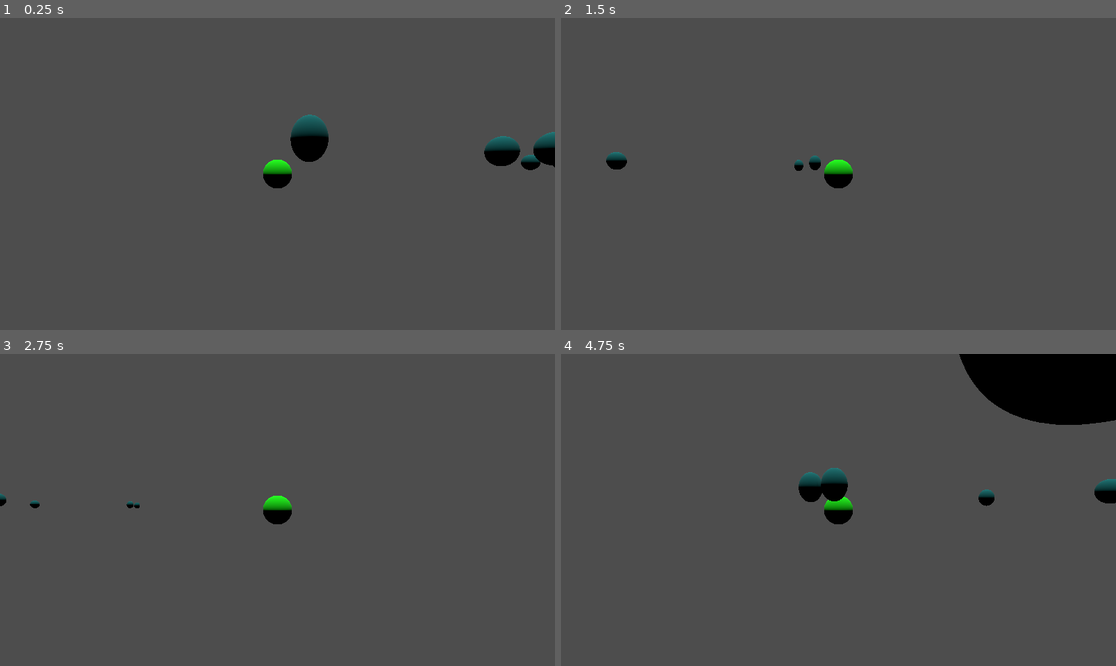
Above: before the commit, frames 1-4 (two rows, left to right).
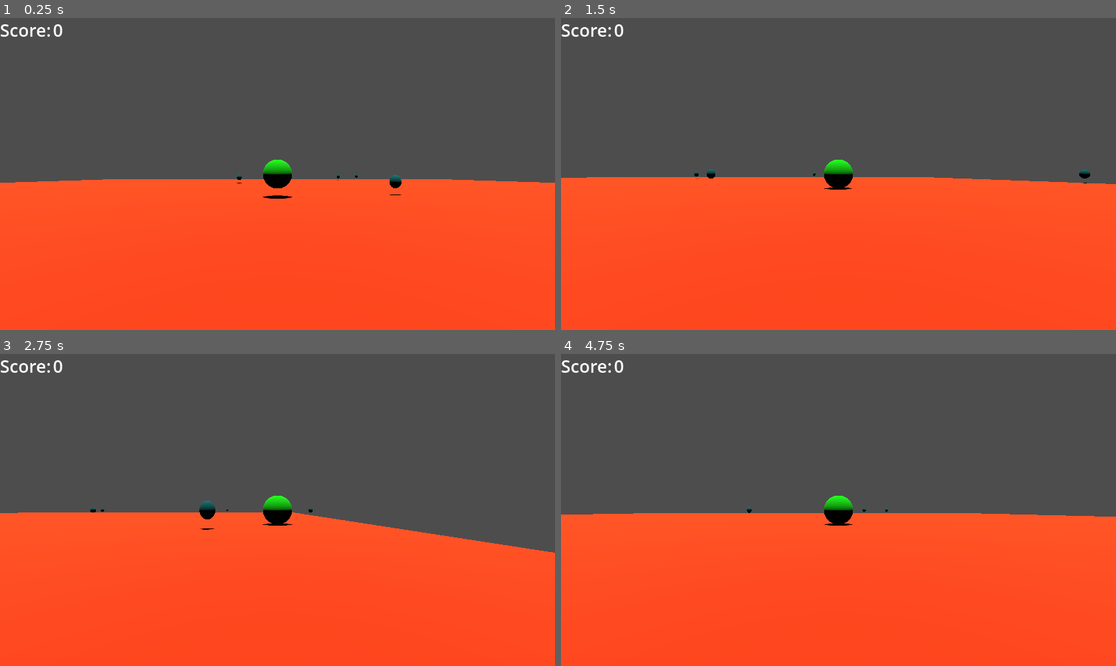
Above: after the commit, the same moments.

Repository: tfcb93/pick-up-the-things
Game: Godot game, scene res://Scenes/Main.tscn
Same seed, same stepped clock (60 frames per second), same inputs: the game is played once before the commit and once after it.
Inputs:
- Up to frame 1 (0.25 s): no input
- Up to frame 2 (1.5 s): hold Right (move_right) 0.53-1.28 s; hold Down (move_back) from 1.28 s (still down)
- Up to frame 3 (2.75 s): release Down (move_back) at 2.03 s; hold Right (move_right) from 2.03 s (still down)
- Up to frame 4 (4.75 s): release Right (move_right) at 2.78 s; hold Up (move_forward) 2.78-3.53 s; hold Left (move_left) from 3.53 s (still down)

The runs differ from the first frame. In frame 1, 50% of the frame differs, in the area x 0-100%, y 2-100%; in frame 2, 49%; in frame 3, 46%; in frame 4, 55%, in the area x 0-100%, y 0-100%.

Commit message:
Fixes player movement with gravity; Spreads the collectables across the field; Makes the field are customable

Diff:
--- /dev/null
+++ b/Scenes/Ground.tscn
@@ -0,0 +1,23 @@
+[gd_scene load_steps=5 format=3 uid="uid://cpl702jbfq1so"]
+
+[ext_resource type="Script" path="res://Scripts/Ground.gd" id="1_ljq8b"]
+
+[sub_resource type="BoxShape3D" id="BoxShape3D_kejco"]
+size = Vector3(60, 2, 60)
+
+[sub_resource type="StandardMaterial3D" id="StandardMaterial3D_r63fp"]
+albedo_color = Color(1, 0.243137, 0.00784314, 1)
+
+[sub_resource type="BoxMesh" id="BoxMesh_wvgvr"]
+material = SubResource("StandardMaterial3D_r63fp")
+size = Vector3(60, 2, 60)
+
+[node name="Ground" type="StaticBody3D"]
+transform = Transform3D(1, 0, 0, 0, 1, 0, 0, 0, 1, 0, -1, 0)
+script = ExtResource("1_ljq8b")
+
+[node name="CollisionShape3D" type="CollisionShape3D" parent="."]
+shape = SubResource("BoxShape3D_kejco")
+
+[node name="MeshInstance3D" type="MeshInstance3D" parent="."]
+mesh = SubResource("BoxMesh_wvgvr")
--- a/Scenes/Main.tscn
+++ b/Scenes/Main.tscn
@@ -1,31 +1,14 @@
-[gd_scene load_steps=7 format=3 uid="uid://dxcbkl657ae5t"]
+[gd_scene load_steps=5 format=3 uid="uid://dxcbkl657ae5t"]
 
 [ext_resource type="PackedScene" uid="uid://dwwebxkq48ryo" path="res://Scenes/Player.tscn" id="1_8rov3"]
 [ext_resource type="Script" path="res://Scripts/Main.gd" id="1_cy322"]
-[ext_resource type="PackedScene" uid="uid://bxoketgr3vbah" path="res://Scenes/Collectables_list.tscn" id="2_r4ewe"]
-
-[sub_resource type="BoxShape3D" id="BoxShape3D_kejco"]
-size = Vector3(60, 2, 60)
-
-[sub_resource type="StandardMaterial3D" id="StandardMaterial3D_r63fp"]
-albedo_color = Color(1, 0.243137, 0.00784314, 1)
-
-[sub_resource type="BoxMesh" id="BoxMesh_wvgvr"]
-material = SubResource("StandardMaterial3D_r63fp")
-size = Vector3(60, 2, 60)
+[ext_resource type="PackedScene" uid="uid://cpl702jbfq1so" path="res://Scenes/Ground.tscn" id="2_3ta80"]
+[ext_resource type="PackedScene" uid="uid://mk0ii2yjg316" path="res://Scenes/UI.tscn" id="4_v474j"]
 
 [node name="Main" type="Node"]
 script = ExtResource("1_cy322")
 
-[node name="Ground" type="StaticBody3D" parent="."]
-transform = Transform3D(1, 0, 0, 0, 1, 0, 0, 0, 1, 0, -1, 0)
-visible = false
-
-[node name="CollisionShape3D" type="CollisionShape3D" parent="Ground"]
-shape = SubResource("BoxShape3D_kejco")
-
-[node name="MeshInstance3D" type="MeshInstance3D" parent="Ground"]
-mesh = SubResource("BoxMesh_wvgvr")
+[node name="Ground" parent="." instance=ExtResource("2_3ta80")]
 
 [node name="DirectionalLight3D" type="DirectionalLight3D" parent="."]
 transform = Transform3D(1, 0, 0, 0, 0.0448573, 0.998993, 0, -0.998993, 0.0448573, 0, 13.4439, 0)
@@ -34,4 +17,4 @@
 [node name="Player" parent="." instance=ExtResource("1_8rov3")]
 transform = Transform3D(1, 0, 0, 0, 1, 0, 0, 0, 1, 0, 0.622296, 0)
 
-[node name="CollectablesList" parent="." instance=ExtResource("2_r4ewe")]
+[node name="UI" parent="." instance=ExtResource("4_v474j")]
--- a/Scenes/Player.tscn
+++ b/Scenes/Player.tscn
@@ -10,8 +10,6 @@
 material = SubResource("StandardMaterial3D_10f2k")
 
 [sub_resource type="SphereShape3D" id="SphereShape3D_8c8xk"]
-
-[sub_resource type="SphereShape3D" id="SphereShape3D_ln1dk"]
 
 [node name="Player" type="CharacterBody3D"]
 script = ExtResource("1_xu2wh")
@@ -31,9 +29,3 @@
 script = ExtResource("2_tx15u")
 
 [node name="Camera3D" type="Camera3D" parent="CameraPivot"]
-
-[node name="Area3D" type="Area3D" parent="."]
-transform = Transform3D(2, 0, 0, 0, 2, 0, 0, 0, 2, 0, 0, 0)
-
-[node name="CollisionShape3D" type="CollisionShape3D" parent="Area3D"]
-shape = SubResource("SphereShape3D_ln1dk")
--- /dev/null
+++ b/Scenes/UI.tscn
@@ -0,0 +1,26 @@
+[gd_scene load_steps=4 format=3 uid="uid://mk0ii2yjg316"]
+
+[ext_resource type="Script" path="res://Scripts/UI.gd" id="1_ngpye"]
+
+[sub_resource type="LabelSettings" id="LabelSettings_1oi08"]
+font_size = 36
+
+[sub_resource type="LabelSettings" id="LabelSettings_clw4c"]
+font_size = 36
+
+[node name="UI" type="CanvasLayer"]
+script = ExtResource("1_ngpye")
+
+[node name="HBoxContainer" type="HBoxContainer" parent="."]
+offset_right = 40.0
+offset_bottom = 40.0
+
+[node name="Text - Score" type="Label" parent="HBoxContainer"]
+layout_mode = 2
+text = "Score:"
+label_settings = SubResource("LabelSettings_1oi08")
+
+[node name="Value - Score" type="Label" parent="HBoxContainer"]
+layout_mode = 2
+text = "0"
+label_settings = SubResource("LabelSettings_clw4c")
--- a/Scripts/Collectables_list.gd
+++ b/Scripts/Collectables_list.gd
@@ -1,18 +1,18 @@
 extends Node
 
-@export var area_width: int = 10;
-@export var area_height: int = 10;
+@export var area := Vector2(10, 10);
 @export var total_collectables: int = 10;
 
 @onready var piece = preload("res://Scenes/Collectable.tscn");
 
 func _ready():
+	print(area);
 	for collectable_number in total_collectables:
 		var new_collectable = piece.instantiate();
 		new_collectable.position = Vector3(
-			randf_range(0, area_width),
-			1,
-			randf_range(0, area_height)
+			randf_range(-area.x/2, area.x/2),
+			0,
+			randf_range(-area.y/2, area.y/2)
 		);
 		add_child(new_collectable);
 
--- /dev/null
+++ b/Scripts/Ground.gd
@@ -0,0 +1,27 @@
+extends StaticBody3D
+
+var collectableListScene := preload("res://Scenes/Collectables_list.tscn");
+
+@onready var floorMesh := $MeshInstance3D;
+@onready var floorCollision := $CollisionShape3D;
+@onready var collectableList: Node;
+
+@export var floorSize := Vector3(50, 1, 50);
+@export var isRandomSize := false;
+
+func _ready() -> void:
+	if isRandomSize:
+		floorSize = Vector3(
+			randi_range(10, 100),
+			1,
+			randi_range(10, 100)
+		);
+	floorMesh.mesh.size = floorSize;
+	floorCollision.shape.size = floorSize;
+
+	create_collectable_field(Vector2(floorSize.x, floorSize.z));
+
+func create_collectable_field(areaSize := Vector2(10, 10)) -> void:
+	collectableList = collectableListScene.instantiate();
+	collectableList.area = areaSize;
+	add_child(collectableList);
--- a/Scripts/Main.gd
+++ b/Scripts/Main.gd
@@ -4,8 +4,8 @@
 
 # Called when the node enters the scene tree for the first time.
 func _ready():
-	Events._collectable_picked.connect(_increase_score);
+	pass;
 
-func _increase_score():
-	score += 1;
-	print(score);
+#func _increase_score():
+#	score += 1;
+#	print(score);
--- a/Scripts/Player.gd
+++ b/Scripts/Player.gd
@@ -1,31 +1,29 @@
 extends CharacterBody3D
 
-@export var speed = 14;
+const SPEED = 15.0
+const JUMP_VELOCITY = 4.5
 
-@export var fall_acceleration = 75;
+var gravity: float = ProjectSettings.get_setting("physics/3d/default_gravity")
 
 @onready var camera_pivot = $CameraPivot;
-@onready var camera = $CameraPivot/Camera3D;
-
-var target_velocity = Vector3.ZERO;
-
-func _physics_process(delta):
-	_movement(delta);
 
 func _process(delta):
 	camera_pivot.position = position;
 
+func _physics_process(delta: float) -> void:
+	if not is_on_floor():
+		velocity.y -= gravity * delta
+	_movement(delta);
+
 func _movement(delta: float) -> void:
-	var direction = Vector3.ZERO;
+	var input_dir := Input.get_vector("move_left","move_right", "move_forward", "move_back")
+	var direction := (transform.basis * Vector3(input_dir.x, 0, input_dir.y)).normalized()
+	direction = direction.rotated(Vector3.UP, camera_pivot.rotation.y).normalized();
+	if direction:
+		velocity.x = direction.x * SPEED
+		velocity.z = direction.z * SPEED
+	else:
+		velocity.x = move_toward(velocity.x, 0, SPEED)
+		velocity.z = move_toward(velocity.z, 0, SPEED)
 
-	direction.x = Input.get_axis("move_left","move_right");
-	direction.z = Input.get_axis("move_forward", "move_back");
-
-	# Move the direction vector to the camera's springArm rotation, so it can move relatively
-	direction = direction.rotated(Vector3.UP, camera_pivot.rotation.y).normalized();
-
-	target_velocity.x = direction.x * speed;
-	target_velocity.z = direction.z * speed;
-
-	velocity = target_velocity;
-	move_and_slide();
+	move_and_slide()
--- /dev/null
+++ b/Scripts/PlayerGlobals.gd
@@ -0,0 +1,3 @@
+extends Node
+
+var score := 0;
--- /dev/null
+++ b/Scripts/UI.gd
@@ -0,0 +1,10 @@
+extends CanvasLayer
+
+@onready var scoreLabel := $"HBoxContainer/Value - Score";
+
+func _ready() -> void:
+	Events._collectable_picked.connect(_increase_score);
+
+func _increase_score() -> void:
+	PlayerGlobals.score += 1;
+	scoreLabel.text = str(PlayerGlobals.score);
--- a/project.godot
+++ b/project.godot
@@ -18,6 +18,7 @@
 [autoload]
 
 Events="*res://Scripts/Events.gd"
+PlayerGlobals="*res://Scripts/PlayerGlobals.gd"
 
 [input]
 
Not shown: 1 places in Scenes/Player.tscn that only renumber resources
